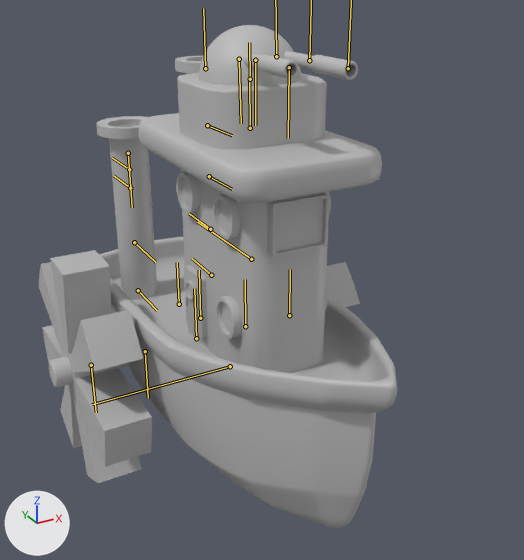
The FBX model Assets/LittleNoteBoat_Characters/Steamboat_Mesh/Steamboat_NewMesh/Steamboat@LeftAttack.fbx, before and after one commit.
Rendered twice from a 50 mm camera at (-12.2, -21.2, 19.8) aimed at (0.9, 2.8, 7.8). Arrows for +X, +Y and +Z are at lower left; the lights stay in place. Both versions are drawn at frame 2 of the action 'Take 001'; the numbers are the values there. The bones that bend it are drawn over the model as lines.

The first picture shows 'Boat_Base', 'Boat_Door', 'Boat_DoorHandle', 'Boat_FrontWindow', 'Boat_Windows', 'PipeL', 'PipeR', 'Turrent_Base', 'Turrent_Head', 'Turrent_NuzzelL', 'Turrent_NuzzelR', 'WheelL', 'WheelR'.
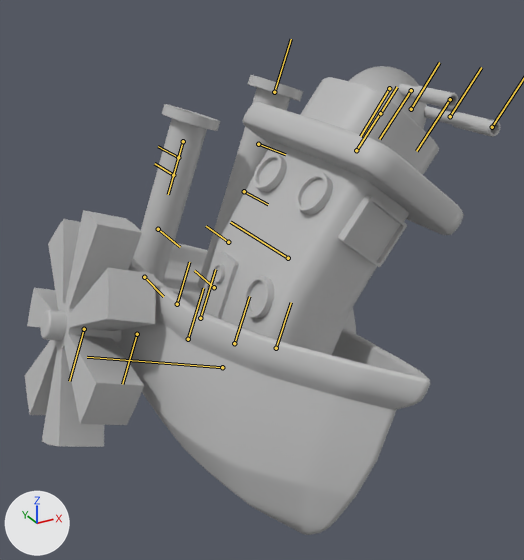
The change, as a list of edits to the scene's bpy script:
```text
Change bone_boat_mainjnt:
    where bone_boat_mainjnt = bpy.data.objects['Armature'].pose.bones['Boat_MainJNT']
    bone_boat_mainjnt.rotation_quaternion: (1.0, 0.0, 0.0, 0.0) -> (0.985, 0.0, 0.0, -0.174)  # degrees (0, 0, 0) -> degrees (0, 0, -20)
Change bone_boat_spinejnt2:
    where bone_boat_spinejnt2 = bpy.data.objects['Armature'].pose.bones['Boat_SpineJNT2']  # child of 'Boat_SpineJNT1'
    bone_boat_spinejnt2.rotation_quaternion: (1.0, 0.0, 0.0, 0.0) -> (0.988, 0.001, 0.156, 0.0)  # degrees (0, 0, 0) -> degrees (0, 18, 0)
```

Pixel boxes (x1, y1, x2, y2) of what changed, in the pictures (524 x 560 px):
'Boat_Base', posed (17% wider): before (100, 113, 397, 528); after (115, 102, 464, 535)
'WheelR', posed (16% wider): before (39, 250, 152, 483); after (25, 210, 156, 447)
'Turrent_Base', posed (7% narrower, 27% taller): before (177, 73, 327, 150); after (300, 77, 439, 175)
'PipeR', posed (42% wider): before (96, 116, 157, 299); after (133, 104, 220, 283)
'Boat_Windows', posed: before (176, 172, 331, 339); after (212, 154, 333, 318)
'Boat_FrontWindow', posed (11% wider, 12% taller): before (267, 193, 329, 257); after (338, 195, 407, 267)
'Turrent_Head', posed: before (199, 25, 301, 86); after (349, 66, 427, 129)
'PipeL', posed: before (175, 56, 203, 74); after (198, 75, 303, 289)
'Boat_Door', posed (67% wider, 7% shorter): before (184, 265, 207, 338); after (200, 251, 239, 319)
'Turrent_NuzzelL', posed (7% taller): before (284, 51, 358, 80); after (424, 106, 500, 137)
'Turrent_NuzzelR', posed: before (243, 53, 299, 79); after (399, 84, 458, 109)
bone 'Boat_MainJNT', root to tip: before (200, 318) to (199, 270); after (200, 318) to (215, 269)
bone 'Boat_SpineJNT2', root to tip: before (251, 259) to (197, 222); after (288, 258) to (230, 222)
